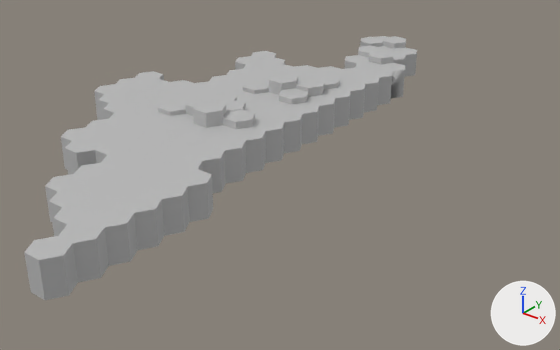
What one commit did to the FBX model Assets/GB_FBX/GB_Hexagon_Grid.fbx.
Both versions are drawn from a 50 mm camera at (38.8, -37.6, 18.1) aimed at (10.5, -2.2, -3.9). Lighting does not change. The marker at lower right points along +X, +Y and +Z. Where no turn or scale is listed for an object, it has been applied to the vertices. Vertices at the same position are counted once.

Names of what the first picture shows: 'group10_group5_pCylinder22'.
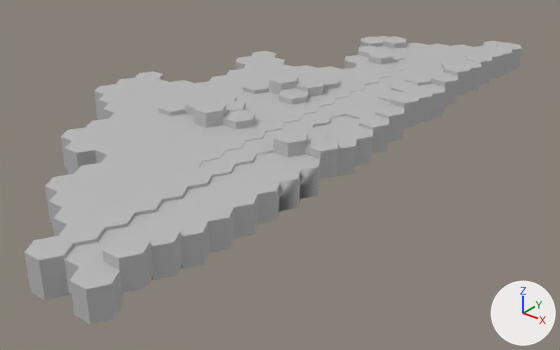
Where the change shows, as pixel boxes (x1, y1, x2, y2) in the pictures (560 x 350 px):
'group10_group5_pCylinder22', reshaped (27% wider, 9% taller): before (24, 36, 417, 300); after (24, 36, 522, 324)
part 1 of me_mesh, added: after (440, 50, 464, 57)
part 2 of me_mesh, added: after (417, 55, 453, 69)
part 3 of me_mesh, added: after (379, 70, 417, 86)
part 4 of me_mesh, added: after (423, 67, 444, 76)
part 5 of me_mesh, added: after (359, 115, 389, 153)
part 6 of me_mesh, added: after (463, 49, 480, 55)
part 7 of me_mesh, added: after (299, 128, 326, 139)
part 8 of me_mesh, added: after (487, 47, 512, 76)
part 9 of me_mesh, added: after (474, 41, 504, 50)
part 10 of me_mesh, added: after (218, 188, 258, 238)
part 11 of me_mesh, added: after (466, 54, 493, 84)
part 12 of me_mesh, added: after (168, 215, 209, 269)
part 13 of me_mesh, added: after (431, 72, 458, 106)
part 14 of me_mesh, added: after (64, 42, 522, 324)

Edits to the bpy script that builds the scene:
```text
Change me_mesh:
    used by ob_group10_group5_pcylinder22; location = (6.75, -3.46, -1.0)
    remove me_mesh.from_pydata(...)  # 1942 vertices, 2583 faces; spans x -7.8..7.8, y -19.1..19.1, z 0.0..2.9
    add me_mesh.from_pydata(...)  # 5798 vertices, 8027 faces; spans x -7.8..10.8, y -19.1..23.4, z 0.0..2.9
    me_mesh part 1: a new loose piece, a 6-sided cylinder along z spanning x 5.8..7.8, y 17.3..19.1, z 0.2..1.8, in mat_lambert7 (grey #bcbcbc)
    me_mesh part 2: the loose piece of 24 vertices spanning x 4.3..6.3, y 9.5..13.0, z 0.0..2.0 is copied, and the copy is scaled about its middle by (1, 1, 0.837), then moved by (1.5, 4.3, 0.0); it spans x 5.8..7.8, y 13.9..17.3, z 0.2..1.8
    me_mesh part 3: the loose piece of 24 vertices spanning x 2.8..4.8, y 8.7..12.1, z 0.0..2.0 is copied, and the copy is scaled about its middle by (1, 1, 0.837), then moved by (3.0, 0.0, 0.1); it spans x 5.7..7.7, y 8.7..12.1, z 0.3..2.0
    me_mesh part 4: the loose piece of 24 vertices spanning x 4.3..6.3, y 9.5..13.0, z 0.0..2.0 is copied, and the copy is scaled about its middle by (1, 1, 0.837), then moved by (3.0, 1.7, 0.0); it spans x 7.2..9.2, y 11.3..14.7, z 0.2..1.8
    me_mesh part 5: a new loose piece, a 6-sided cylinder along z spanning x 8.7..10.7, y 1.7..3.5, z 0.3..2.0, in mat_lambert7 (grey #bcbcbc)
    me_mesh part 6: a new loose piece, a 6-sided cylinder along z spanning x 7.2..9.2, y 18.2..19.9, z 0.3..2.0, in mat_lambert7 (grey #bcbcbc)
    me_mesh part 7: a new loose piece, a 6-sided cylinder along z spanning x 7.2..9.2, y -2.6..-0.9, z 0.5..2.2, in mat_lambert7 (grey #bcbcbc)
    me_mesh part 8: a new loose piece, a 6-sided cylinder along z spanning x 8.7..10.7, y 19.1..20.8, z 0.5..2.2, in mat_lambert7 (grey #bcbcbc)
    me_mesh part 9: the loose piece of 24 vertices spanning x 4.3..6.3, y 9.5..13.0, z 0.0..2.0 is copied, and the copy is scaled about its middle by (1, 1, 0.837), then moved by (3.0, 10.4, 0.0); it spans x 7.2..9.2, y 19.9..23.4, z 0.2..1.8
    me_mesh part 10: a new loose piece, a 6-sided cylinder along z spanning x 8.8..10.8, y -10.4..-8.7, z 0.2..1.8, in mat_lambert7 (grey #bcbcbc)
    me_mesh part 11: a new loose piece, a 6-sided cylinder along z spanning x 8.7..10.7, y 15.6..17.3, z 0.8..2.5, in mat_lambert7 (grey #bcbcbc)
    me_mesh part 12: a new loose piece, a 6-sided cylinder along z spanning x 8.8..10.8, y -13.9..-12.1, z 0.2..1.8, in mat_lambert7 (grey #bcbcbc)
    me_mesh part 13: a new loose piece, a 6-sided cylinder along z spanning x 8.7..10.7, y 10.4..12.1, z 0.8..2.4, in mat_lambert7 (grey #bcbcbc)
    me_mesh part 14: 2920 vertices added at x 2.8..10.8, y -19.1..22.5, z 0.2..2.7
```
